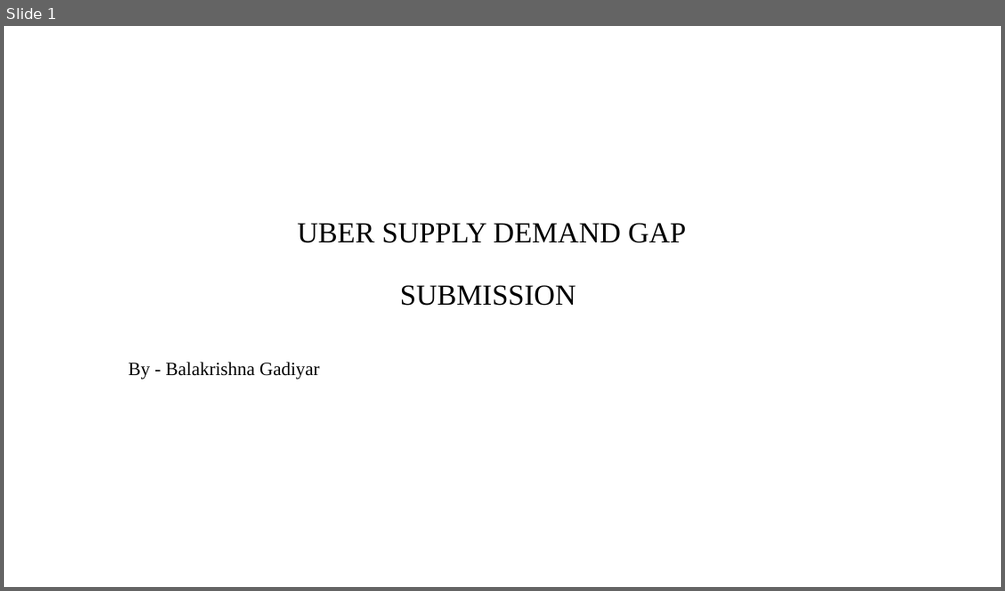
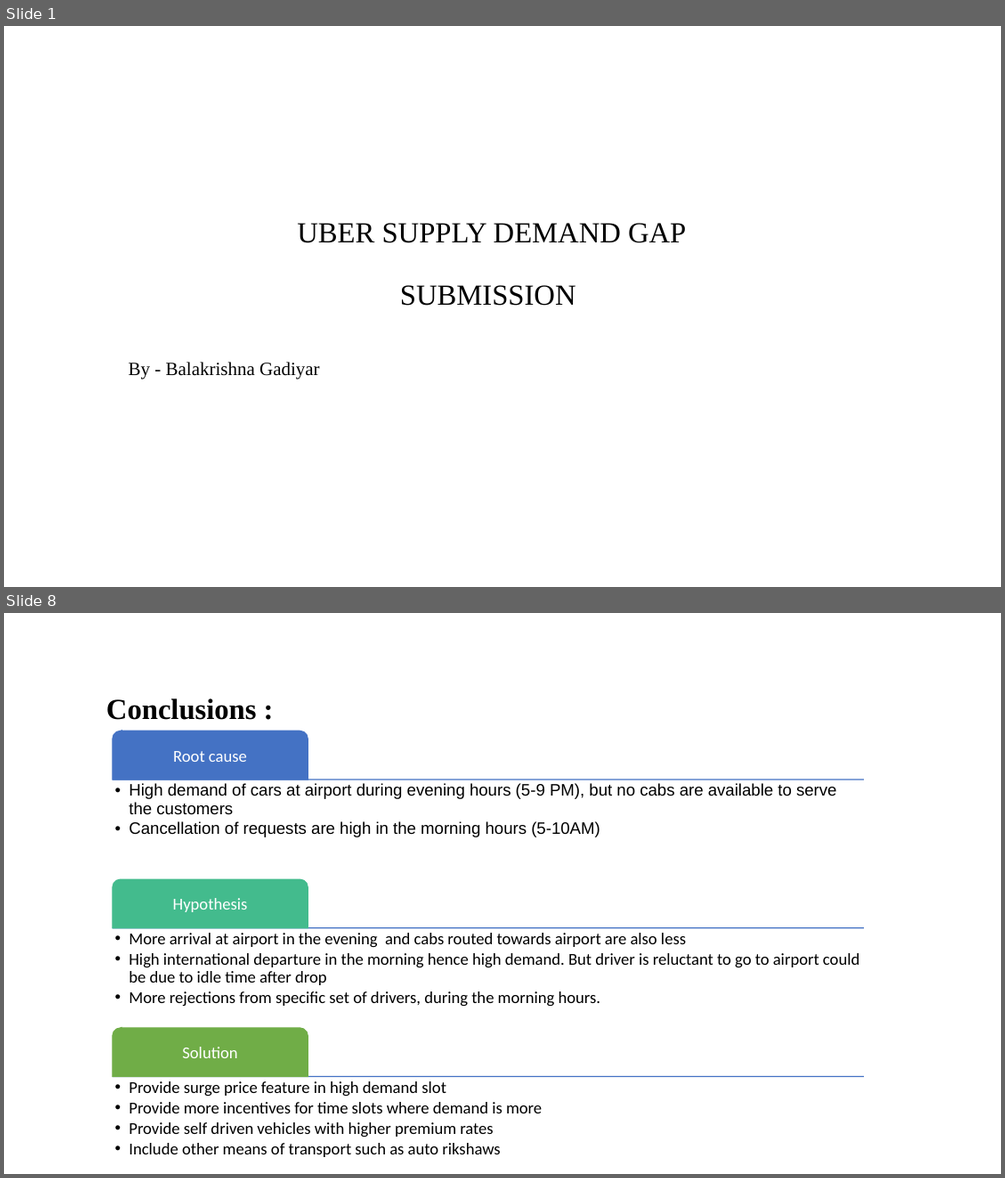
Before and after one commit to gladiatorlearns/PGDDS, a slide deck: Statistics and Exploratory Data Analytics/Uber Assignment/Uber Supply Demand Gap.pptx. Shown one above the other, each under a label of ours: slide 1 before the commit, slides 1 and 8 after it; the slides between them are not shown. The pictures are 1005x591 and 1005x1178 pixels, drawn with LibreOffice and Linux fonts; fonts in the diff are those of the drawing; background and template pictures are left out. Boxes give left, top, right and bottom in pixels: in the first picture for what was removed or moved away, otherwise in the second. Text is boxed around its words. In the diff, an @@ line names an element or a change of style, - is before the commit and + after.

```diff
--- a/Statistics and Exploratory Data Analytics/Uber Assignment/Uber Supply Demand Gap.pptx
+++ b/Statistics and Exploratory Data Analytics/Uber Assignment/Uber Supply Demand Gap.pptx
@@ slide 8 added at (x1=4, y1=613, x2=1001, y2=1174), background #FFFFFF @@
@@ title added at (x1=106, y1=698, x2=257, y2=720), 28 pt, text #000000, bold @@
+Conclusions :
@@ group added at (x1=113, y1=730, x2=864, y2=1157): 6 texts, 3 lines, 3 round same rects @@
+Root cause
+  • High demand of cars at airport during evening hours (5-9 PM), but no cabs are available to serve the customers
+  • Cancellation of requests are high in the morning hours (5-10AM)
+Hypothesis
+  • More arrival at airport in the evening and cabs routed towards airport are also less
+  • High international departure in the morning hence high demand. But driver is reluctant to go to airport could be due to idle time after drop
+  • More rejections from specific set of drivers, during the morning hours.
+Solution
+  • Provide surge price feature in high demand slot
+  • Provide more incentives for time slots where demand is more
+  • Provide self driven vehicles with higher premium rates
+  • Include other means of transport such as auto rikshaws
```
Also in this commit, not shown: 6 other slides added, 9 slides removed, 4 other files.
